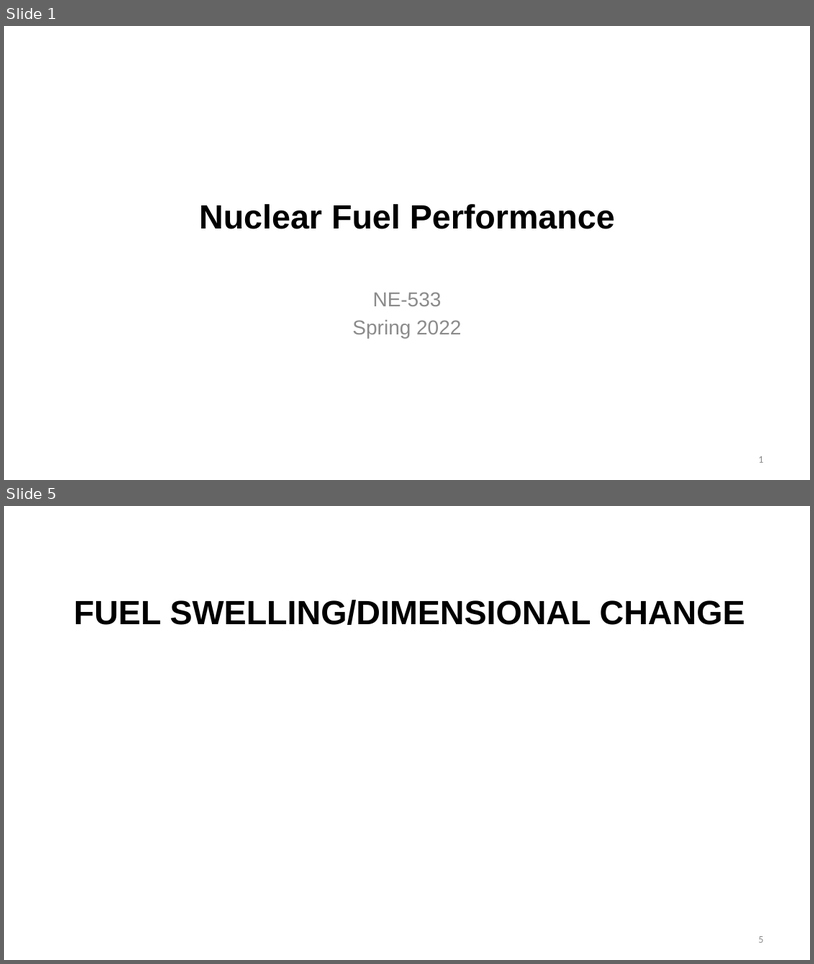
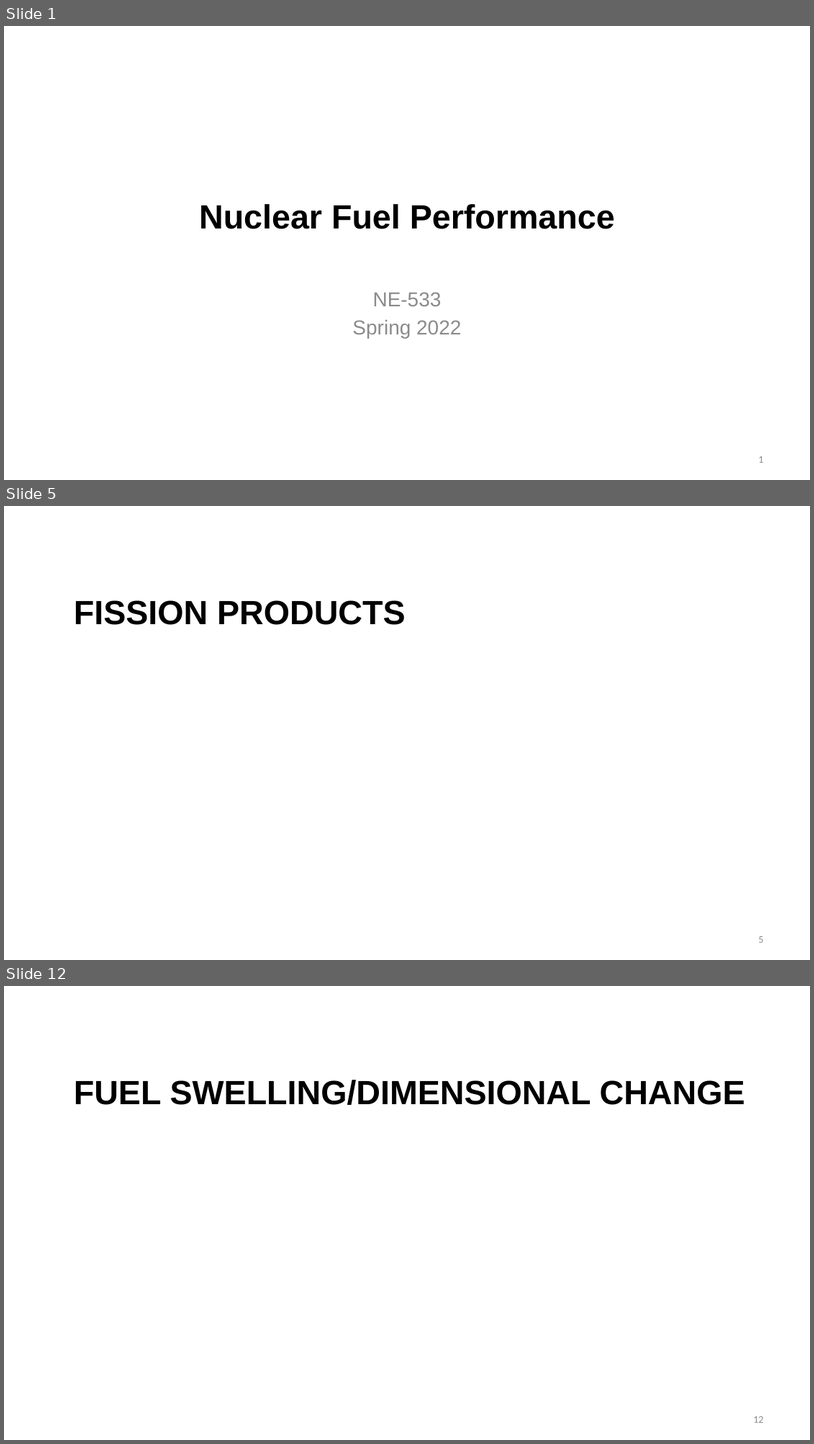
Before and after one commit to benbeeler/TEACHING, a slide deck: Nuclear_Fuel_Performance/NE533_Spring2022/section3/Lec14_swelling.pptx. Shown one above the other, each under a label of ours: slides 1 and 5 before the commit, slides 1, 5 and 12 after it; the slides between them are not shown. The pictures are 814x964 and 814x1444 pixels, drawn with LibreOffice and Linux fonts; fonts in the diff are those of the drawing; background and template pictures are left out. Boxes give left, top, right and bottom in pixels: in the first picture for what was removed or moved away, otherwise in the second. Text is boxed around its words. In the diff, an @@ line names an element or a change of style, - is before the commit and + after.

```diff
--- a/Nuclear_Fuel_Performance/NE533_Spring2022/section3/Lec14_swelling.pptx
+++ b/Nuclear_Fuel_Performance/NE533_Spring2022/section3/Lec14_swelling.pptx
@@ slide 5 added at (4,506,810,960), background #FFFFFF @@
@@ title added at (74,600,405,625), 40 pt, text #000000, bold @@
+FISSION PRODUCTS
@@ page number added at (759,936,764,942), 12 pt, text #8C8C8C @@
+5
@@ what was slide 5 is now slide 12 @@
@@ page number at (754,1416,764,1422): text changed @@
-5
+12
```
Also in this commit, not shown: 3 slides changed, 6 other slides added, 25 other files.
